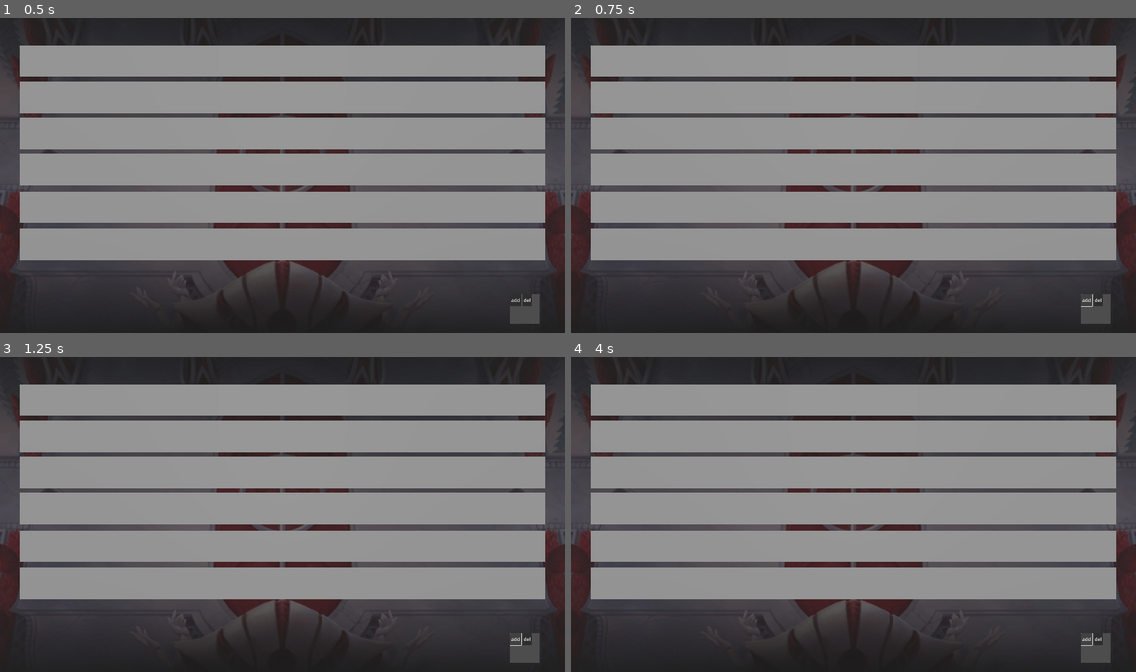
Above: before the commit, frames 1-4 (two rows, left to right).
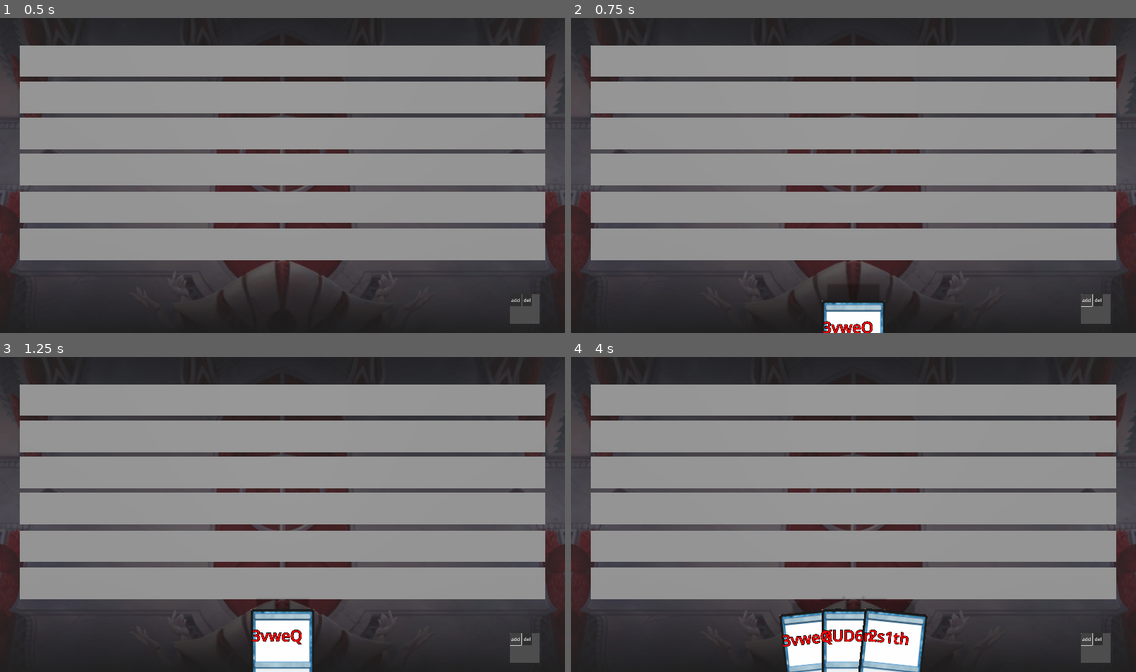
Above: after the commit, the same moments.

Repository: Crumbobly/CardSiege
Game: Godot game, scene res://scenes/game/Game.tscn
The game is run twice, just before and just after one commit, with the same random seed, the same clock (stepped at 60 frames per second) and the same inputs.
Inputs:
- Up to frame 1 (0.5 s): no input
- Up to frame 2 (0.75 s): click "add" at 0.5 s
- Up to frame 3 (1.25 s): no input
- Up to frame 4 (4 s): click "del" at 1.25 s; click "add" at 2 s; click "del" at 2.75 s; click "add" at 3.5 s

Frame 1 is identical in both runs. In frame 2, 1.0% of the frame differs, in the area x 44-56%, y 89-100%; in frame 3, 2.1%; in frame 4, 4.7%, in the area x 36-64%, y 76-100%.
Error before the commit: Parse Error: Too many arguments for "move_for_fall()" call. Expected at most 0 but received 1. (res://scenes/card3d/card_3d.gd:135)

Commit message:
Логика распределения карточек в поле была доработана. Проблемы которые были решены: 	Из-за наложения анимаций карты могли не возвращаться на свои места. 	Сигналы убраны и заменены на простой вызов функций (_on_card_selected_for_field и deselected заменены на hand.selected_card; card_on_field и off на вызовы соответсвующих функций из функции set_card_overfield (*))
	Раньше move_for_fall вызывалась каждый тик, когда карта находилась на поле -> каждый раз создавались tween и стартовали анимации.
	Сейчас move_for_fall по прежнему вызывается каждый тик, но в нёй проверяется соответсвие координат. И если нет смысла запускать анимации и двигать карты, то мы этого не делаем.

(*) - Как-то не хорошо, что move_for_fall вызывается из set_card_overfield. Стоит как то разделить эту логику.
Возмоны новые ошибки - следует протестировать.

Diff:
--- a/project.godot
+++ b/project.godot
@@ -18,7 +18,7 @@
 [autoload]
 
 Global="*res://global/global.gd"
-Events="*res://Events.gd"
+Events="*res://scripts/Events.gd"
 
 [display]
 
--- a/scenes/field/Field.tscn
+++ b/scenes/field/Field.tscn
@@ -3,7 +3,7 @@
 [ext_resource type="Script" path="res://scenes/field/field.gd" id="1_nd15h"]
 
 [sub_resource type="BoxShape3D" id="BoxShape3D_u6kqj"]
-size = Vector3(20, 0.001, 1.04375)
+size = Vector3(20, 0.001, 1.1708)
 
 [sub_resource type="PlaneMesh" id="PlaneMesh_w2v67"]
 
@@ -14,7 +14,7 @@
 collision_layer = 2
 
 [node name="CollisionShape3D" type="CollisionShape3D" parent="Area3D"]
-transform = Transform3D(1, 0, 0, 0, -4.37114e-08, -1, 0, 1, -4.37114e-08, 0, -0.0669361, -2.92587e-09)
+transform = Transform3D(1, 0, 0, 0, -4.37114e-08, -1, 0, 1, -4.37114e-08, 0, -0.00341072, -1.49087e-10)
 shape = SubResource("BoxShape3D_u6kqj")
 
 [node name="MeshInstance3D" type="MeshInstance3D" parent="."]
--- a/scenes/field/field.gd
+++ b/scenes/field/field.gd
@@ -2,90 +2,65 @@
 class_name Field
 
 
+@onready var collision_shape = $Area3D/CollisionShape3D
 @onready var shape: BoxShape3D = $Area3D/CollisionShape3D.shape
+@onready var hand =  $"../../Hand"
+
 var circle_layut = CircleLayoutLogic.new(11.5)
-@onready var collision_shape = $Area3D/CollisionShape3D
 var line_layoyt = LineLayoutLogic.new()
-@export var card_size : float = .7
-var on_selected_card : Card3D
-@export var move_offcet_for_drop : float = 1.5
-var m_p
+var card_size : float = .7
+var curr_coords
 
-var for_debug
-
-var is_mouse_over = false
 
 func _ready() -> void:
 	super._ready()
-	$"../../Hand"._on_card_selected_for_field.connect(Callable($".", "collec"))
-	$"../../Hand"._on_card_deselected_for_field.connect(Callable($".", "uncollec"))
-	#$"../../Hand".on_drop_state_field.connect(Callable($".", "move_for_fall"))
-	Events.connect("card_on_field", Callable($".","move_for_fall"))
-	Events.connect("card_off_field", Callable($".", "precalculate_all_card_position"))
-	$Area3D.connect("mouse_entered", Callable($Area3D, "on_mouse_entered"))
-	$Area3D.connect("mouse_exited", Callable($Area3D, "on_mouse_exited"))
-func on_mouse_exited():
-	print("A")
-	is_mouse_over = false
-func on_mouse_entered():
-	is_mouse_over = true
+
+
 func precalculate_all_card_position():
 	var coords = _get_cards_distribution()
-	if(card_collection != null):
-		recalculate_all_card_position(coords)
+	recalculate_all_card_position(coords)
 
 
-func move_for_fall():
-		var coords = _get_cards_distribution()
-		var _move_tween : Tween = create_tween().set_ease(Tween.EASE_OUT).set_parallel(true)
-		print(coords)
-		if(coords != null):
-			adjust_coords_pos(coords)
-			if(on_selected_card != null):
-				for i in len(coords):
-					var card : Card3D = card_collection[i]
-					card.my_tween_list.add_tween(_move_tween)
-					if(on_selected_card.over_field == card.over_field):
-						if(coords[i] <= on_selected_card.over_field_coord_x):
-							coords[i] -= 2
-						if(coords[i] >= on_selected_card.over_field_coord_x):
-							coords[i] += 2
-						_move_tween.tween_property(card, "position:x", coords[i], 0.2)
+func move_for_fall(hand_selected_card: Card3D):
+	var coords = _get_cards_distribution()
 
+	if(coords != null):
 
+		adjust_coords_pos(coords)
 
+		for i in len(coords):
+			var card : Card3D = card_collection[i]
+			if(coords[i] <= hand_selected_card.over_field_coord_x):
+				coords[i] -= 2
+			if(coords[i] >= hand_selected_card.over_field_coord_x):
+				coords[i] += 2
 
-func collec(card : Card3D):
-	on_selected_card = card
+		if coords != curr_coords:
+			for i in len(coords):
+				var card : Card3D = card_collection[i]
+				var _move_tween : Tween = create_tween().set_ease(Tween.EASE_OUT).set_parallel(true)
+				_move_tween.tween_property(card, "position:x", coords[i], 0.2)
 
-
-
-func uncollec():
-	on_selected_card = null
-
+		curr_coords = coords
 
 
 func recalculate_all_card_position(coords):
 
-	var scale_tween : Tween = create_tween()
-	var move_tween : Tween = create_tween().set_ease(Tween.EASE_OUT).set_parallel(true)
 	if coords == null:
 		return
-
 
 	adjust_coords_pos(coords)
 	super.recalculate_all_card_position(coords)
 
 	for index in range(len(coords)):
+		var scale_tween : Tween = create_tween().set_ease(Tween.EASE_OUT).set_parallel(true)
+		var move_tween : Tween = create_tween().set_ease(Tween.EASE_OUT).set_parallel(true)
 		var card: Card3D = card_collection[index]
-		card.my_tween_list.add_tween(scale_tween)
-		scale_tween.set_ease(Tween.EASE_OUT).set_parallel(true)
+		move_tween.tween_property(card, "position:x", coords[index], 0.2)
+		card.global_position.y = self.position.y
+		scale_tween.tween_property(card, "scale", Vector3(0.4, 0.4, 0.4), 0.2)
 
-		move_tween.tween_property(card, "position:x", coords[index], 0.2)
-		#card.position.x = coords[index]
-		card.global_position.y = self.position.y
-		scale_tween.tween_property(card, "scale",Vector3(0.4,0.4,0.4), 0.2)
-
+	curr_coords = coords
 
 func adjust_coords_pos(coord):
 	if(len(coord) % 2 == 0):
